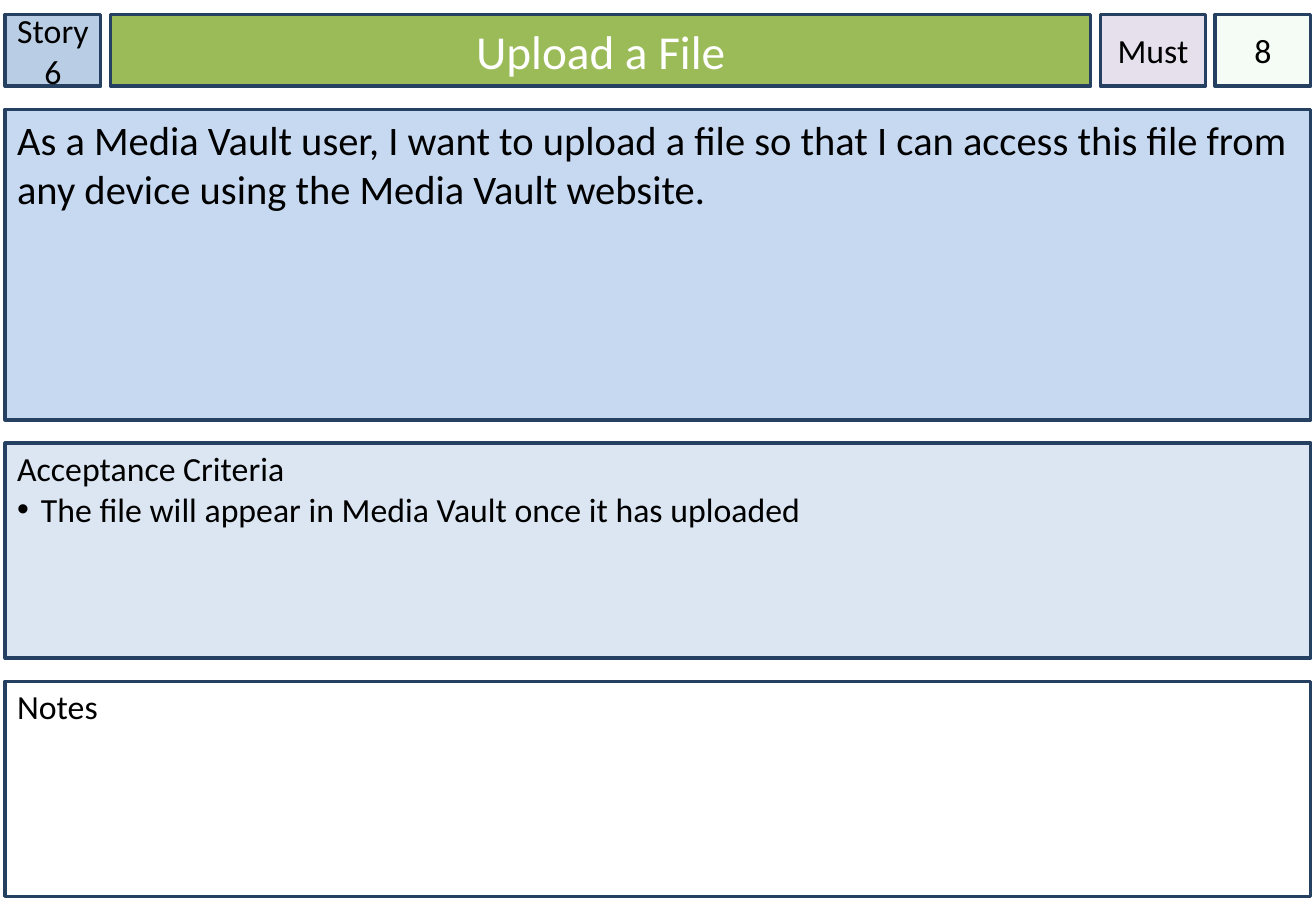
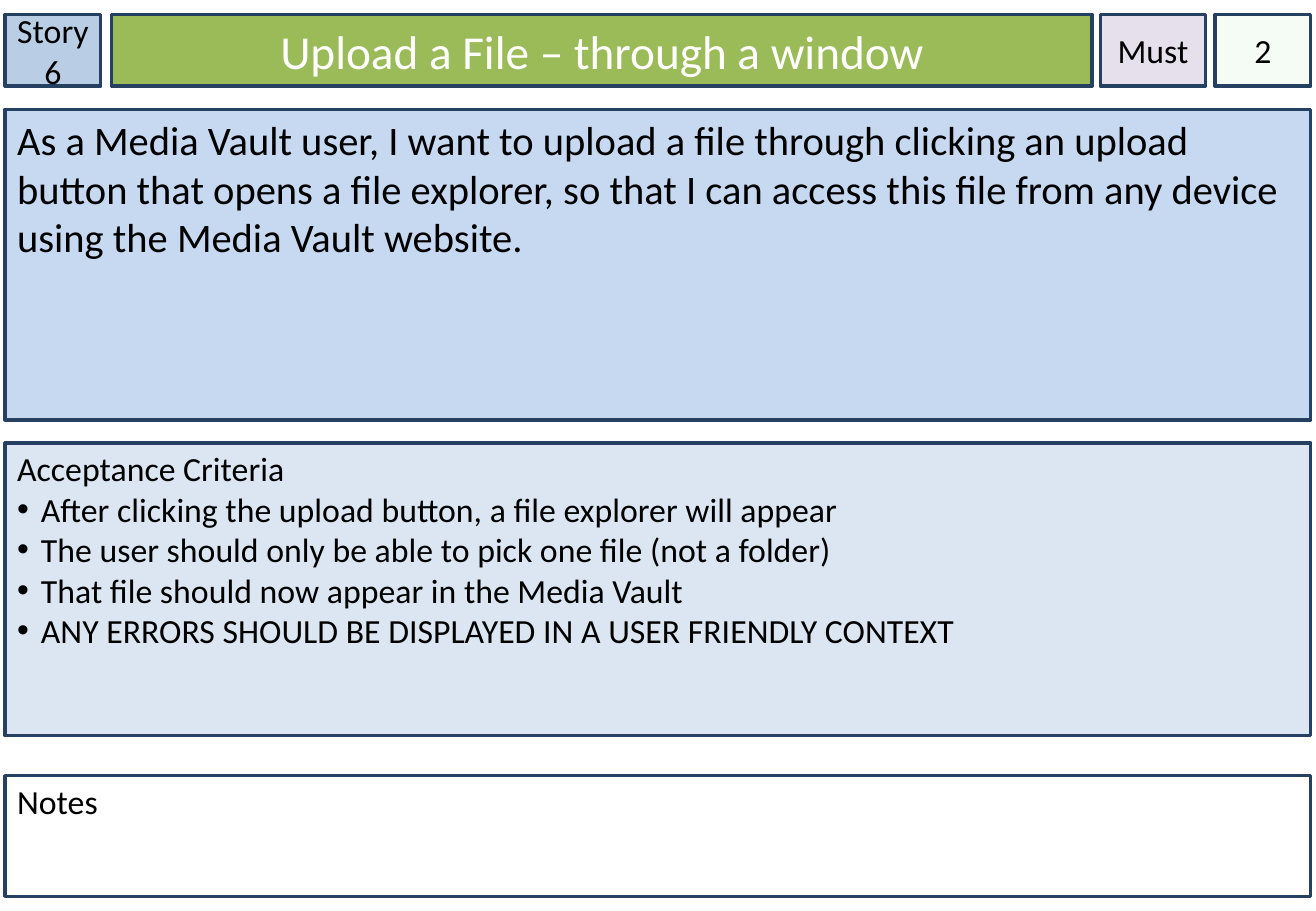
Before and after one commit to Lewibra/IFB299, a slide deck: slide 8 of Stories/Story Cards.pptx. Drawn at 1316x911 pixels with LibreOffice and Linux fonts; fonts in the diff are those of the drawing. Boxes give left, top, right and bottom in pixels: in the first picture for what was removed or moved away, otherwise in the second. Text is boxed around its words. In the diff, an @@ line names an element or a change of style, - is before the commit and + after.

```diff
--- a/Stories/Story Cards.pptx
+++ b/Stories/Story Cards.pptx
@@ text in rectangle at bbox=[280, 36, 924, 77]: text changed @@
-Upload a File
+Upload a File – through a window
@@ text in rectangle at bbox=[1254, 41, 1271, 63]: text changed @@
-8
+2
@@ text in rectangle at bbox=[17, 127, 1278, 259]: text changed @@
-As a Media Vault user, I want to upload a file so that I can access this file from any device using the Media Vault website.
+As a Media Vault user, I want to upload a file through clicking an upload button that opens a file explorer, so that I can access this file from any device using the Media Vault website.
@@ rectangle "Acceptance Criteria": place and size @@
-rectangle "Acceptance Criteria" at bbox=[5, 444, 1311, 659]
+rectangle "Acceptance Criteria" at bbox=[5, 444, 1311, 736]
@@ text in rectangle at bbox=[41, 498, 954, 644]: text changed @@
-• The file will appear in Media Vault once it has uploaded
+• After clicking the upload button, a file explorer will appear
+• The user should only be able to pick one file (not a folder)
+• That file should now appear in the Media Vault
+• ANY ERRORS SHOULD BE DISPLAYED IN A USER FRIENDLY CONTEXT
@@ rectangle "Notes": place and size @@
-rectangle "Notes" at bbox=[5, 682, 1311, 897]
+rectangle "Notes" at bbox=[5, 776, 1311, 897]
```
Also in this commit, not shown: 20 other slides changed, 2 slides added, 2 slides removed.
